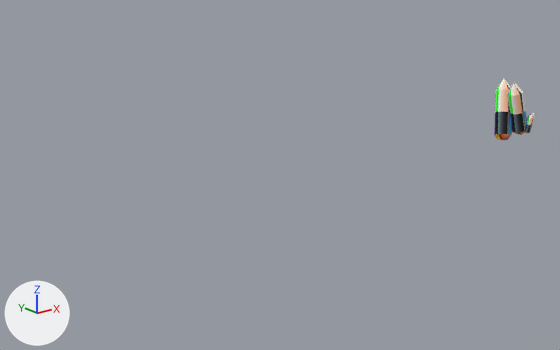
Renders of the glTF model statics/crystal/scene.gltf from each side of a commit.
Before and after are seen from a 50 mm lens placed at (-66.2, -45.2, 16.6), pointed at (-24.6, 6.8, -4.3). The lights are fixed; the arrows at lower left show +X, +Y and +Z. Where no turn or scale is listed for an object, it has been applied to the vertices. Vertices at the same position are counted once.
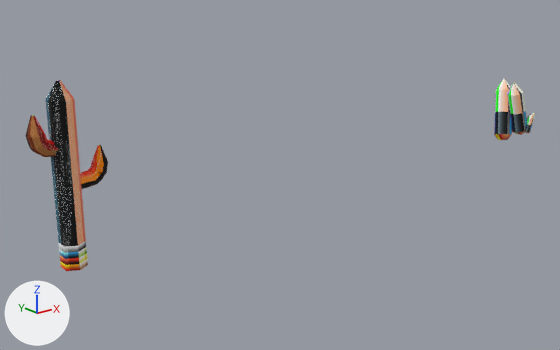
Where the newer file only moved an object's origin or applied its transform, the numbers keep the older frame.

Boxes [x1, y1, x2, y2] around the edits, measured in the pictures (560 x 350 px):
'Sphere.001', reshaped (1114% wider, 211% taller): before [494, 79, 535, 140]; after [26, 79, 535, 271]
part 1 of me_sphere_001, added (orange): after [80, 145, 108, 189]
part 2 of me_sphere_001, added (brown): after [26, 115, 58, 157]
part 3 of me_sphere_001, added: after [46, 80, 88, 271]

The edits, one by one:
me_sphere_001 is used by ob_sphere_001; location (17.99, -44.25, -201.34).
me_sphere_001 had 120 vertices, 220 faces and spanned x -24.45..-21.02, y 39.04..42.94, z 199.19..204.83.
me_sphere_001 now has 240 vertices, 440 faces and spans x -61.62..-21.02, y 39.04..61.68, z 189.38..206.14.
me_sphere_001 part 1: a new loose piece of 52 vertices spanning x -58.34..-54.66, y 59.85..61.44, z 196.44..199.96, in mat_material_001 (picture img_imphenziapalette01_256_gradient).
me_sphere_001 part 2: a new loose piece of 44 vertices spanning x -61.62..-59.38, y 59.76..61.39, z 199.81..203.53, in mat_material_001 (picture img_imphenziapalette01_256_gradient).
me_sphere_001 part 3: a new loose piece of 24 vertices spanning x -59.58..-57.55, y 59.33..61.68, z 189.38..206.14, in mat_material_001 (picture img_imphenziapalette01_256_gradient).
